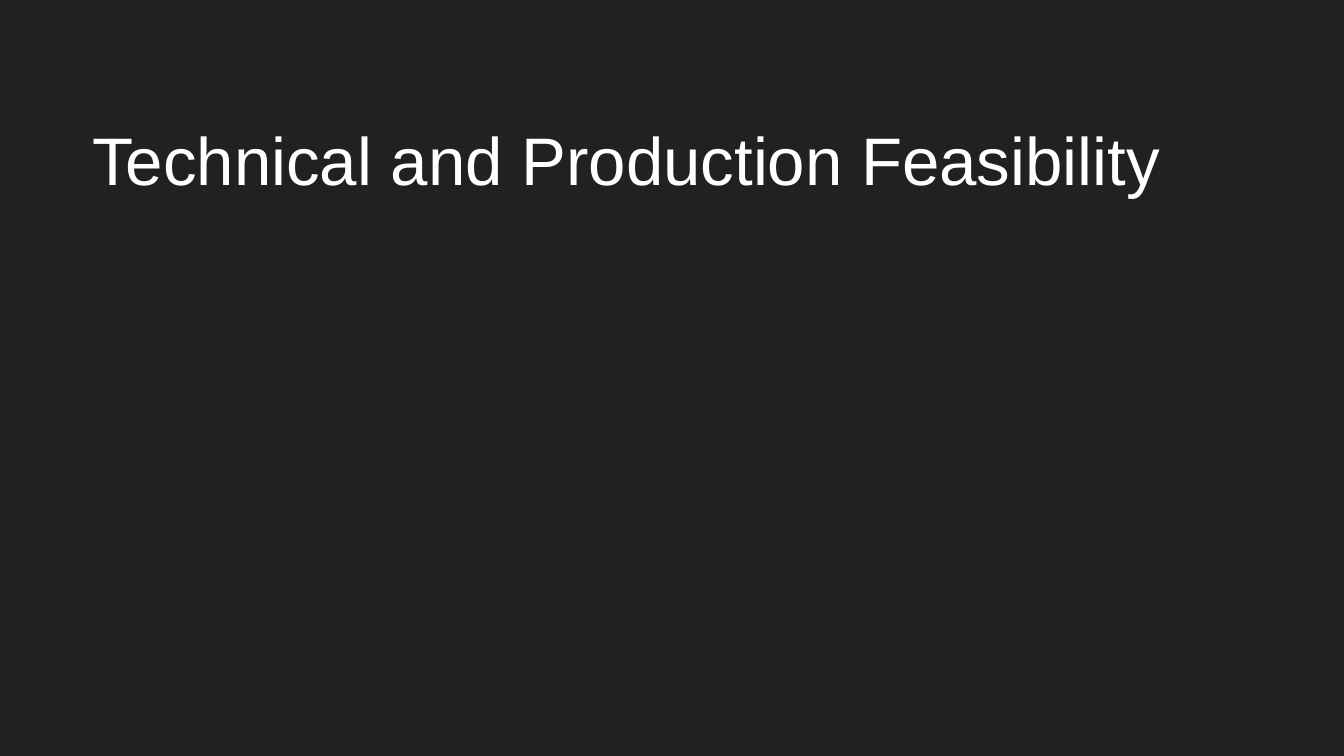
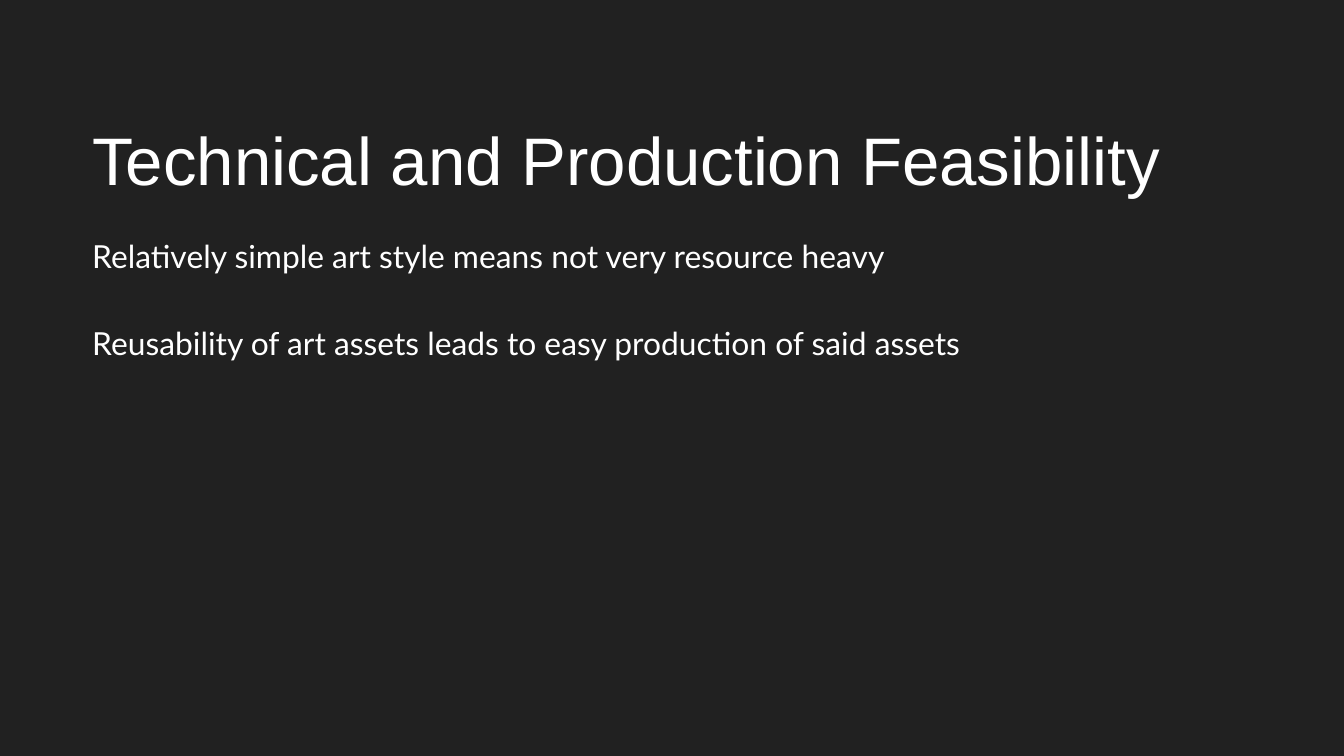
Before and after one commit to Herro-Sama/comp150-desktop-game, a slide deck: slide 8 of Presentation Material/2D Colossi Arena.pptx. Drawn at 1344x756 pixels with LibreOffice and Linux fonts; fonts in the diff are those of the drawing. Boxes give left, top, right and bottom in pixels: in the first picture for what was removed or moved away, otherwise in the second. Text is boxed around its words. In the diff, an @@ line names an element or a change of style, - is before the commit and + after.

```diff
--- a/Presentation Material/2D Colossi Arena.pptx
+++ b/Presentation Material/2D Colossi Arena.pptx
@@ title added at [92, 244, 960, 361], 17 pt, text #FFFFFF @@
+Relatively simple art style means not very resource heavy
+Reusability of art assets leads to easy production of said assets
```
Also in this commit, not shown: 2 other slides changed, 2 other files.
